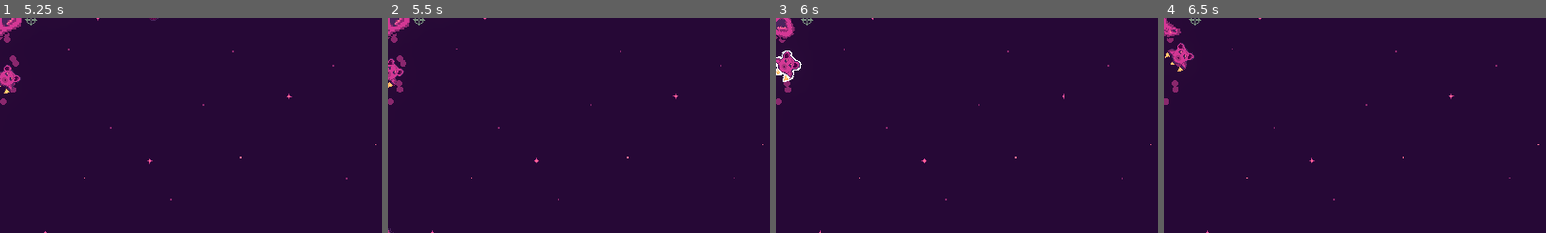
Above: before the commit, frames 1-4 (left to right).
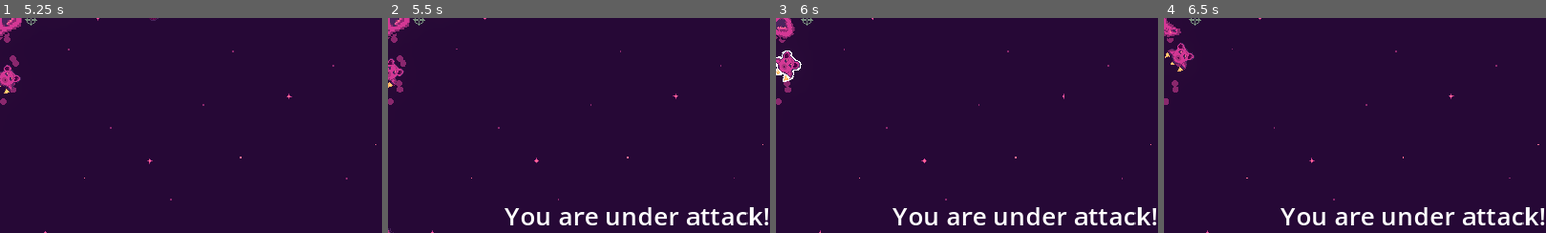
Above: after the commit, the same moments.

Repository: bear-minimum-studio/space-bear
Game: Godot game, scene res://Game.tscn
Same seed, same stepped clock (60 frames per second), same inputs: the game is played once before the commit and once after it.
Inputs:
- Up to frame 1 (5.25 s): tap Enter (upgrade) at 0.5 s; hold Right (turn_right) 0.53-1.28 s; tap Down (decelerate) at 0.6, 3.6 s; hold Ctrl (brake) 1.28-2.03 s; tap Space (fire) at 1.35, 4.35 s; hold Right (turn_right) 2.03-2.78 s; hold G (grappling_hook) 2.03-2.78 s; hold Up (accelerate) 2.78-3.53 s; tap F (turret_fire) at 2.85 s; hold Left (turn_left) 3.53-5.03 s; hold Ctrl (brake) from 5.03 s (still down); hold G (grappling_hook) from 5.03 s (still down)
- Up to frame 2 (5.5 s): keep holding Ctrl (brake); keep holding G (grappling_hook)
- Up to frame 3 (6 s): release Ctrl (brake) at 5.78 s; release G (grappling_hook) at 5.78 s; hold Right (turn_right) from 5.78 s (still down); tap F (turret_fire) at 5.85 s
- Up to frame 4 (6.5 s): keep holding Right (turn_right)
The pictures show only the part of the screen within x 50-100%, y 50-100%; the shares and areas given below are measured in that part.

Frame 1 is identical in both runs. In frame 2, 2.3% of the frame differs, in the area x 30-100%, y 88-97%; in frame 3, 2.3%; in frame 4, 2.3%.

Commit message:
feat: add under attack label

Diff:
--- a/Game.tscn
+++ b/Game.tscn
@@ -6,6 +6,7 @@
 [ext_resource type="Texture2D" uid="uid://bjrex6bt8fjba" path="res://ui/progress_bar_fill.png" id="3_egoyd"]
 [ext_resource type="Script" path="res://hud/Health.gd" id="4_ux4s4"]
 [ext_resource type="Script" path="res://hud/CiviliansLeft.gd" id="5_oa3xf"]
+[ext_resource type="PackedScene" path="res://hud/UnderAttack.tscn" id="7_kacti"]
 
 [node name="Game" type="Node2D"]
 script = ExtResource("1_hd8hp")
@@ -45,3 +46,5 @@
 text = "100 civilians left"
 horizontal_alignment = 2
 script = ExtResource("5_oa3xf")
+
+[node name="UnderAttack" parent="CanvasLayer" instance=ExtResource("7_kacti")]
--- /dev/null
+++ b/hud/UnderAttack.gd
@@ -0,0 +1,24 @@
+extends Control
+
+@onready var label = $Label
+var timer: SceneTreeTimer = null
+const DISPLAY_DURATION = 2
+
+func _ready():
+	label.visible = false
+	Events.ship_hurt.connect(_on_ship_hurt)
+
+func _on_ship_hurt(ship: Node2D):
+	if !ship.is_in_group("flock"):
+		return
+
+	label.visible = true
+
+	if timer == null:
+		timer = get_tree().create_timer(DISPLAY_DURATION)
+	else:
+		timer.time_left = DISPLAY_DURATION
+
+	await timer.timeout
+	timer = null
+	label.visible = false
--- /dev/null
+++ b/hud/UnderAttack.tscn
@@ -0,0 +1,23 @@
+[gd_scene load_steps=2 format=3]
+
+[ext_resource type="Script" path="res://hud/UnderAttack.gd" id="1_r635j"]
+
+[node name="UnderAttack" type="Control"]
+layout_mode = 3
+anchors_preset = 15
+anchor_right = 1.0
+anchor_bottom = 1.0
+grow_horizontal = 2
+grow_vertical = 2
+script = ExtResource("1_r635j")
+
+[node name="Label" type="Label" parent="."]
+layout_mode = 1
+anchors_preset = 15
+anchor_right = 1.0
+anchor_bottom = 1.0
+grow_horizontal = 2
+grow_vertical = 2
+text = "You are under attack!"
+horizontal_alignment = 2
+vertical_alignment = 2
--- a/npc/AbstractShip.gd
+++ b/npc/AbstractShip.gd
@@ -32,6 +32,6 @@
 func _on_health_system_dead():
 	Events.dead_ship.emit(self)
 
-
 func _on_health_system_hp_changed(_health, _max_health):
 	hurt_animation.animate_hurt($Ship)
+	Events.ship_hurt.emit(self)
--- a/singletons/Events.gd
+++ b/singletons/Events.gd
@@ -4,3 +4,4 @@
 signal enemy_shoot
 signal shoot
 signal dead_ship
+signal ship_hurt
Not shown: 1 places in Game.tscn that only renumber resources
